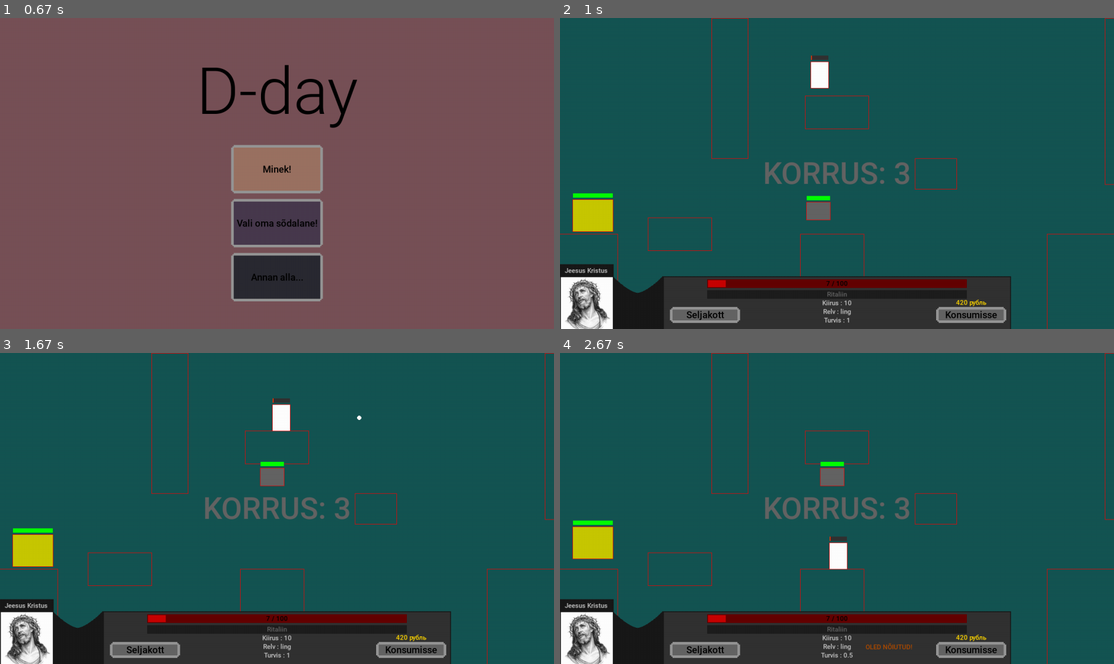
Above: before the commit, frames 1-4 (two rows, left to right).
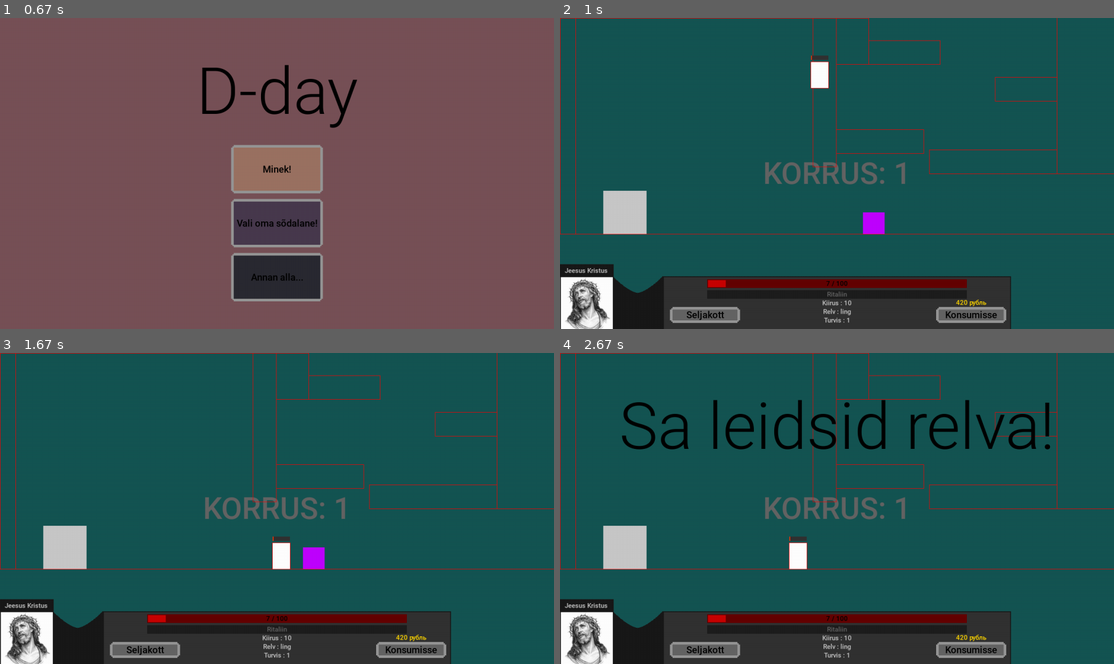
Above: after the commit, the same moments.

Repository: KarupoegPuhh/2020-projekt
Game: pygame game, started from MAIN.py
The game is run twice, just before and just after one commit, with the same random seed, the same clock (stepped at 60 frames per second) and the same inputs.
Inputs (mouse positions are in pixels of both pictures, inside the frame that each line leads up to):
- Up to frame 1 (0.67 s): no input
- Up to frame 2 (1 s): click (814, 185) at 0.88 s
- Up to frame 3 (1.67 s): tap Space at 1.17 s; hold Right from 1.5 s (still down)
- Up to frame 4 (2.67 s): release Right at 1.97 s; hold Left 2-2.53 s; hold Left from 2.57 s (still down)

Frame 1 is identical in both runs. In frame 2, 4.1% of the frame differs, in the area x 0-100%, y 0-100%; in frame 3, 4.7%; in frame 4, 7.2%.

Commit message:
Lisasin "EI käpi ei näpi ei topi"

Diff:
--- a/ekraanid.py
+++ b/ekraanid.py
@@ -89,7 +89,7 @@
 def itemite_loomine():
     return {0:{#korrus
         -1: [Item(100, 500, 30, 30, maailm.railgun, "Sa leidsid relva!", (191,0,255)), NPC_inimene(100, 500, 30, 60, (200,200,0), konsum,["Kuidas ma saan kasulik olla?", "Tere, mina olen klienditeenindaja...", "Minu käest saab osta asju...", "Relvi, rõivaid ja midagi hamba alla..."])],
-            1:[Item(120, 395, 20, 20, maailm.kasukas, "Sa leidsid rõivaid!", (200,200,0)), NPC_info(394, 500, 162, 62, (200,200,200 …(337 unchanged characters)…
+            1:[NPC_info(394, 500, 162, 62, (200,200,200 …(337 unchanged characters)…
             5:[Item(500, 800, 20, 20, maailm.sandaalid, "Sa leidsid rõivaid!", (200,200,0)),NPC_inimene(1150, 500, 30,  …(386 unchanged characters)…
         },
         1:{1:[NPC_arvut(100, 500, 100, 100, (200,200,200),None), Item(700, 500, 50, 50, maailm.sau, "Sa leidsid relva!", (191,0,255))],
--- a/maailm.py
+++ b/maailm.py
@@ -193,8 +193,8 @@
         global screen_y
         global screenid
         global vastased_ekraanis
-        screen = 2
-        screen_y = 3
+        screen = 1
+        screen_y = 1
         screenid = screenide_loomine()
         vastased_ekraanis = vastaste_loomine()
         itemid_ekraanis = itemite_loomine()
--- a/player_lisad.py
+++ b/player_lisad.py
@@ -233,6 +233,10 @@
 
         if 20 > self.loading >= 3:
             pg.draw.rect(aken, (0, 0, 0), (50, 50, 520, 300))
+            #XAXAXA naljakas
+            inprogress = smallText.render("EI KÄPI, EI NÄPI, EI TOPI!", True, (0, 255, 0))
+            aken.blit(inprogress, (190, 300))
+
             if 8 >= self.vilgub >= 5:
                 inprogress = smallText.render("HACKING IN PROGRESS...", True, (0, 255, 0))
                 aken.blit(inprogress, (190, 70))
